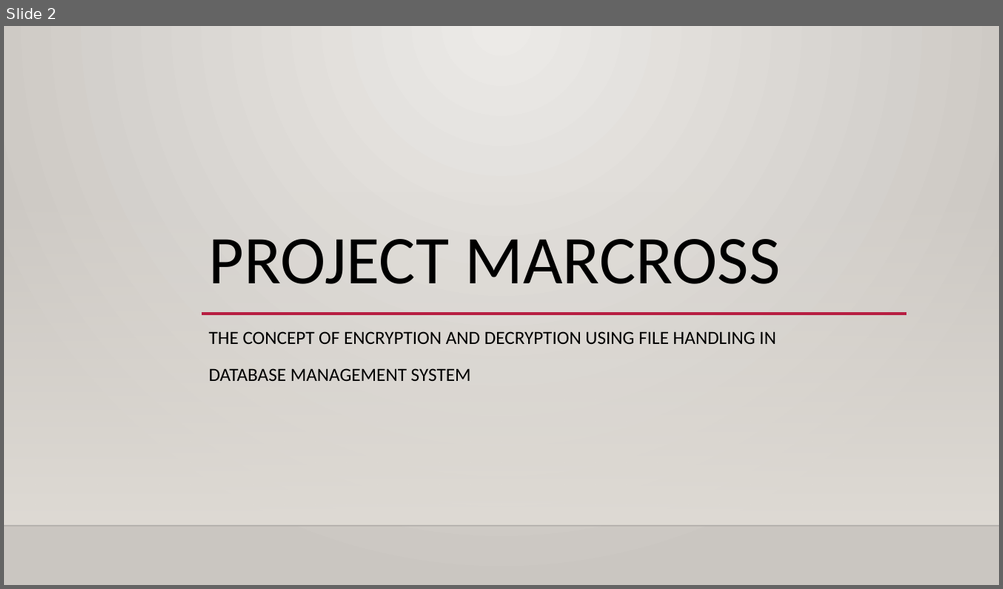
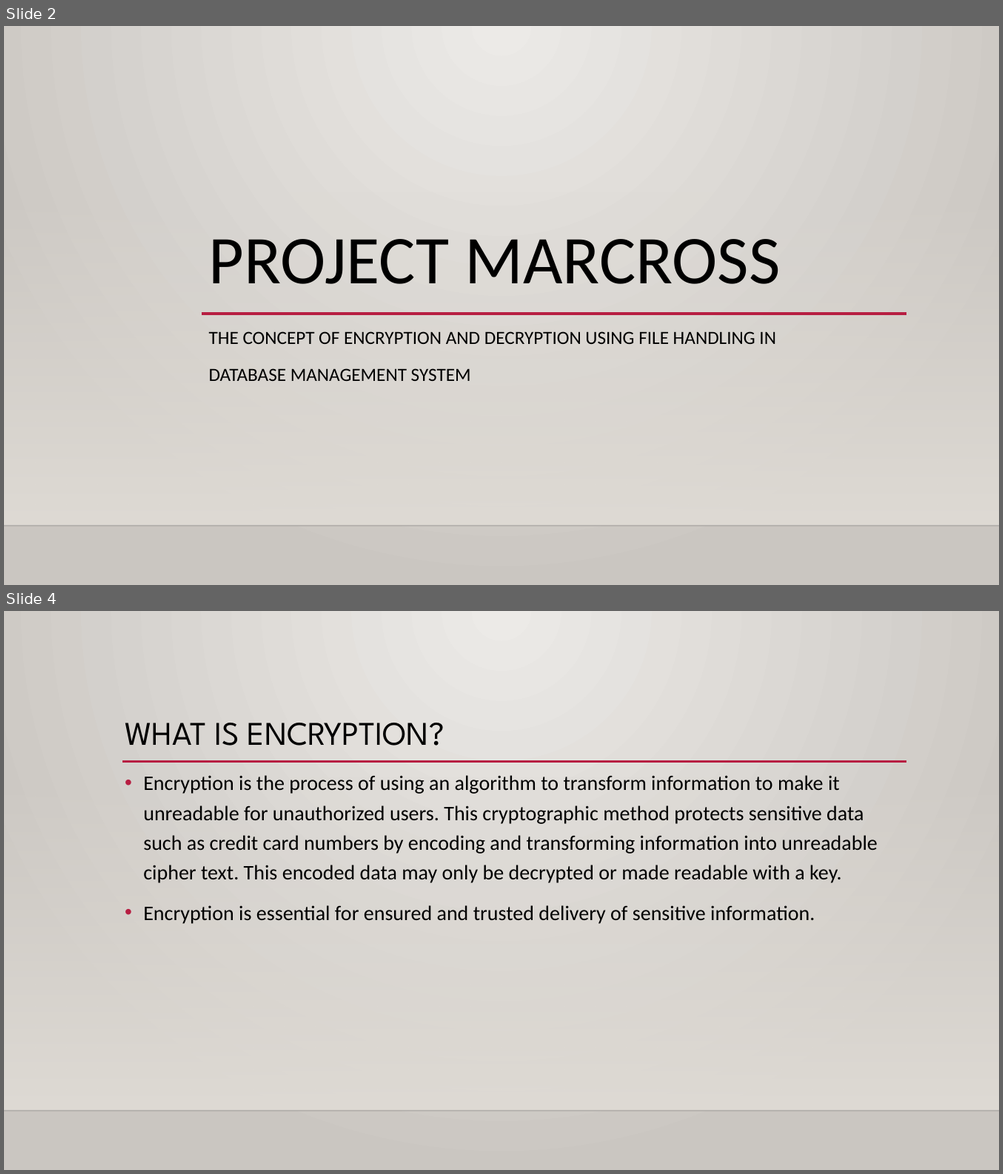
Before and after one commit to ASHISH-GITHUB2495/PROJECT-MARCROSS, a slide deck: WELCOME.pptx. Shown one above the other, each under a label of ours: slide 2 before the commit, slides 2 and 4 after it; the slides between them are not shown. The pictures are 1003x589 and 1003x1174 pixels, drawn with LibreOffice and Linux fonts; fonts in the diff are those of the drawing; background and template pictures are left out. Boxes give left, top, right and bottom in pixels: in the first picture for what was removed or moved away, otherwise in the second. Text is boxed around its words. In the diff, an @@ line names an element or a change of style, - is before the commit and + after.

```diff
--- a/WELCOME.pptx
+++ b/WELCOME.pptx
@@ slide 4 added at [4, 611, 999, 1170], background gradient #ECEAE7 to #CAC7C1; not listed: 2 template elements that a slide beside it also shows @@
@@ title added at [125, 723, 444, 746], 32 pt, text #000000 @@
+WHAT IS ENCRYPTION?
@@ line added from (122, 762) to (907, 762), #B71E42 2.5 pt @@
@@ text added at [143, 775, 876, 924], 20 pt, text #000000 @@
+• Encryption is the process of using an algorithm to transform information to make it unreadable for unauthorized users. This cryptographic method protects sensitive data such as credit card numbers by encoding and transforming information into unreadable cipher text. This encoded data may only be decrypted or made readable with a key.
+• Encryption is essential for ensured and trusted delivery of sensitive information.
```
Also in this commit, not shown: 7 slides changed, 3 other slides added, 2 slides removed, 26 other files.
